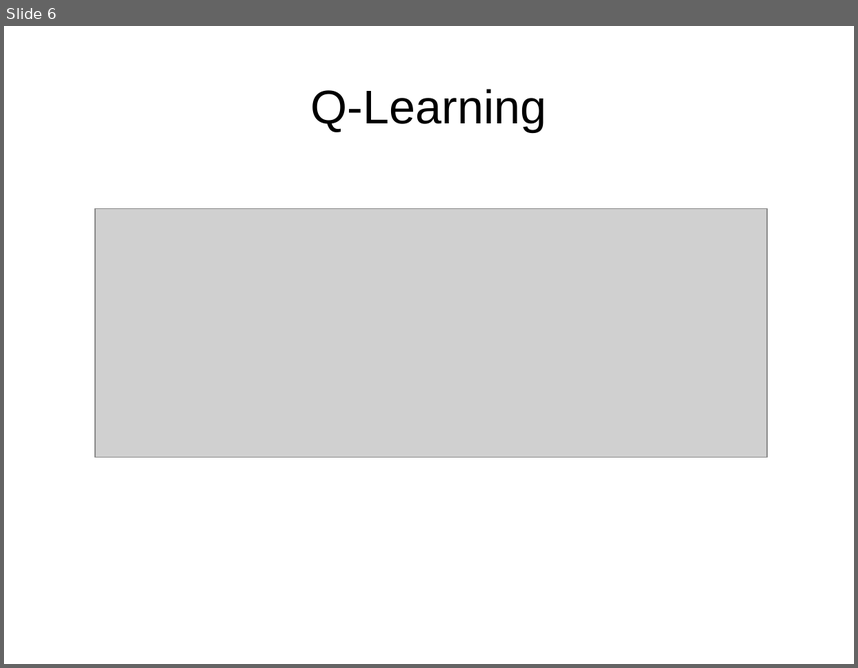
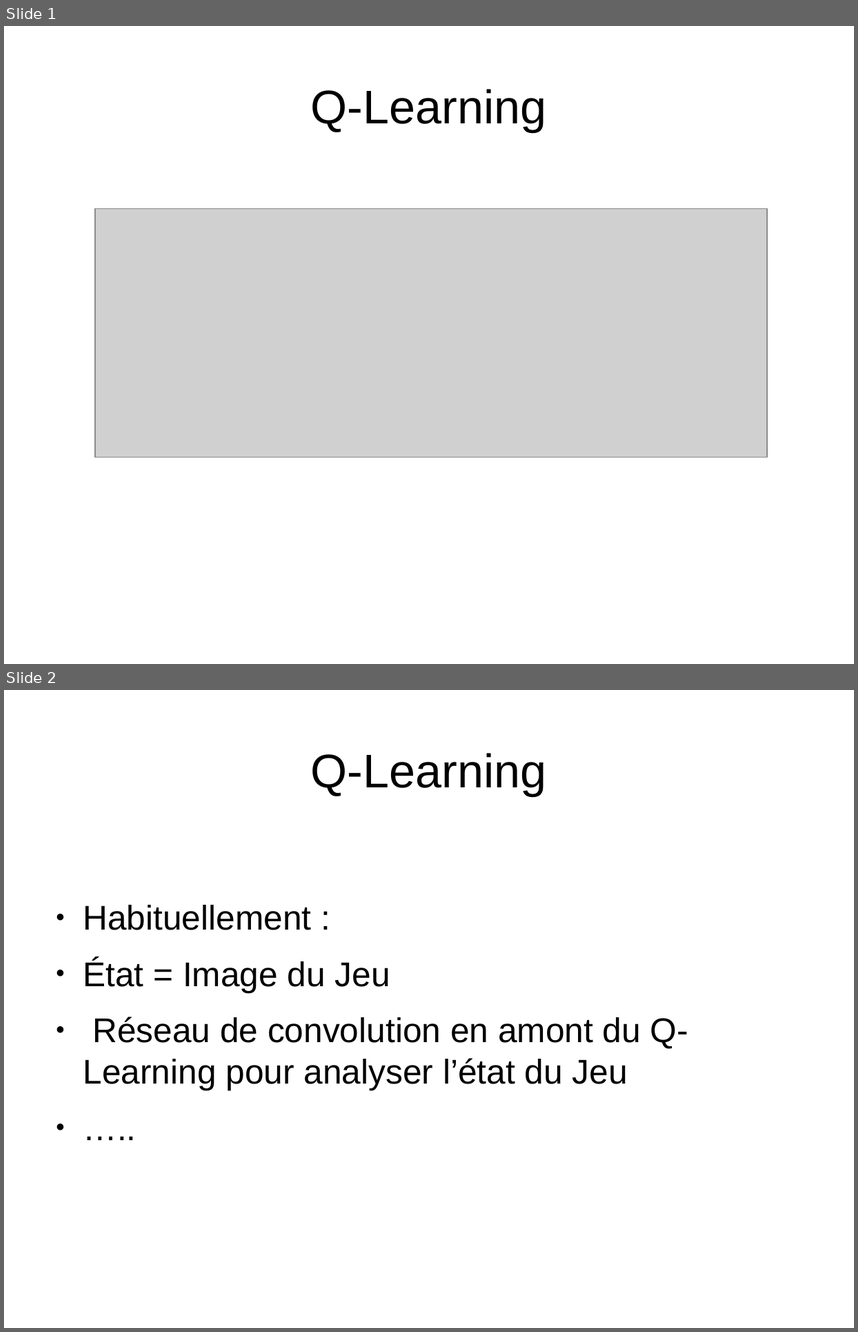
Before and after one commit to pfpimenta/projet_majeure, a slide deck: Presentation.odp. Shown one above the other, each under a label of ours: slide 6 before the commit, slides 1 and 2 after it. The pictures are 858x668 and 858x1332 pixels, drawn with LibreOffice and Linux fonts; fonts in the diff are those of the drawing; grey boxes stand for pictures. Boxes give left, top, right and bottom in pixels: in the first picture for what was removed or moved away, otherwise in the second. Text is boxed around its words. In the diff, an @@ line names an element or a change of style, - is before the commit and + after.

```diff
--- a/Presentation.odp
+++ b/Presentation.odp
@@ slide 2 added at (x1=4, y1=690, x2=854, y2=1328), background #FFFFFF @@
@@ title added at (x1=311, y1=753, x2=546, y2=796), 44 pt, text #000000 @@
+Q-Learning
@@ text added at (x1=83, y1=905, x2=688, y2=1090), 32 pt, text #000000 @@
+● Habituellement :
+● État = Image du Jeu
+● Réseau de convolution en amont du Q-Learning pour analyser l’état du Jeu
+● …..
@@ what was slide 6 is now slide 1 @@
```
Also in this commit, not shown: 1 slide changed, 8 other slides added.
